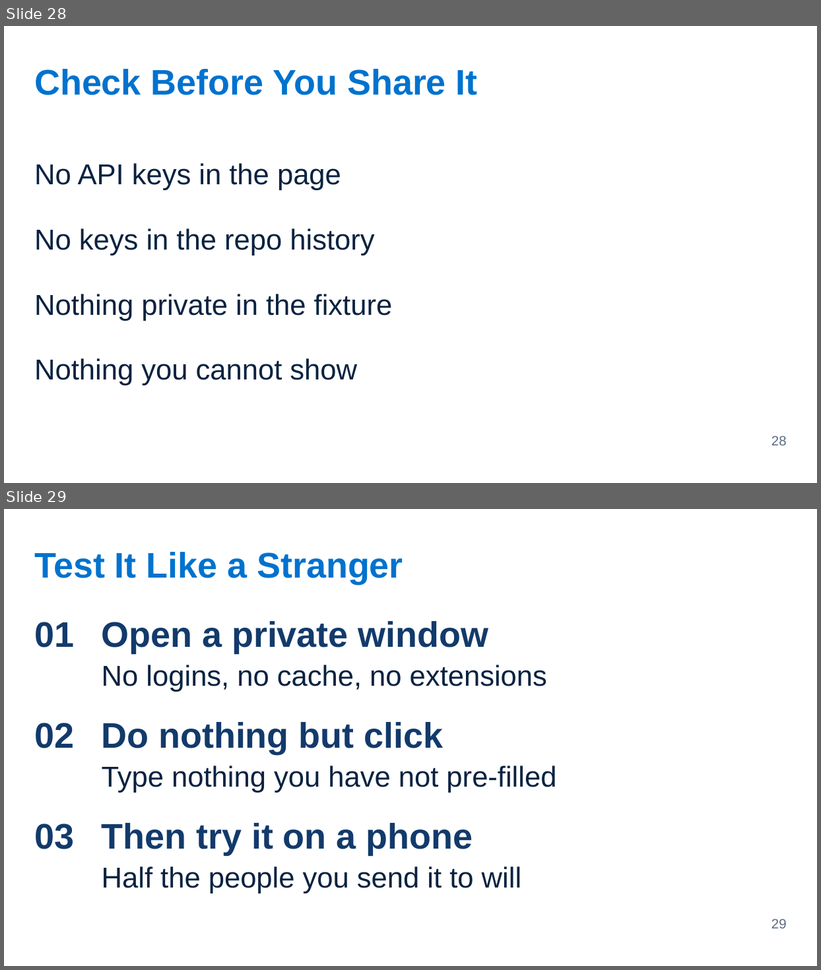
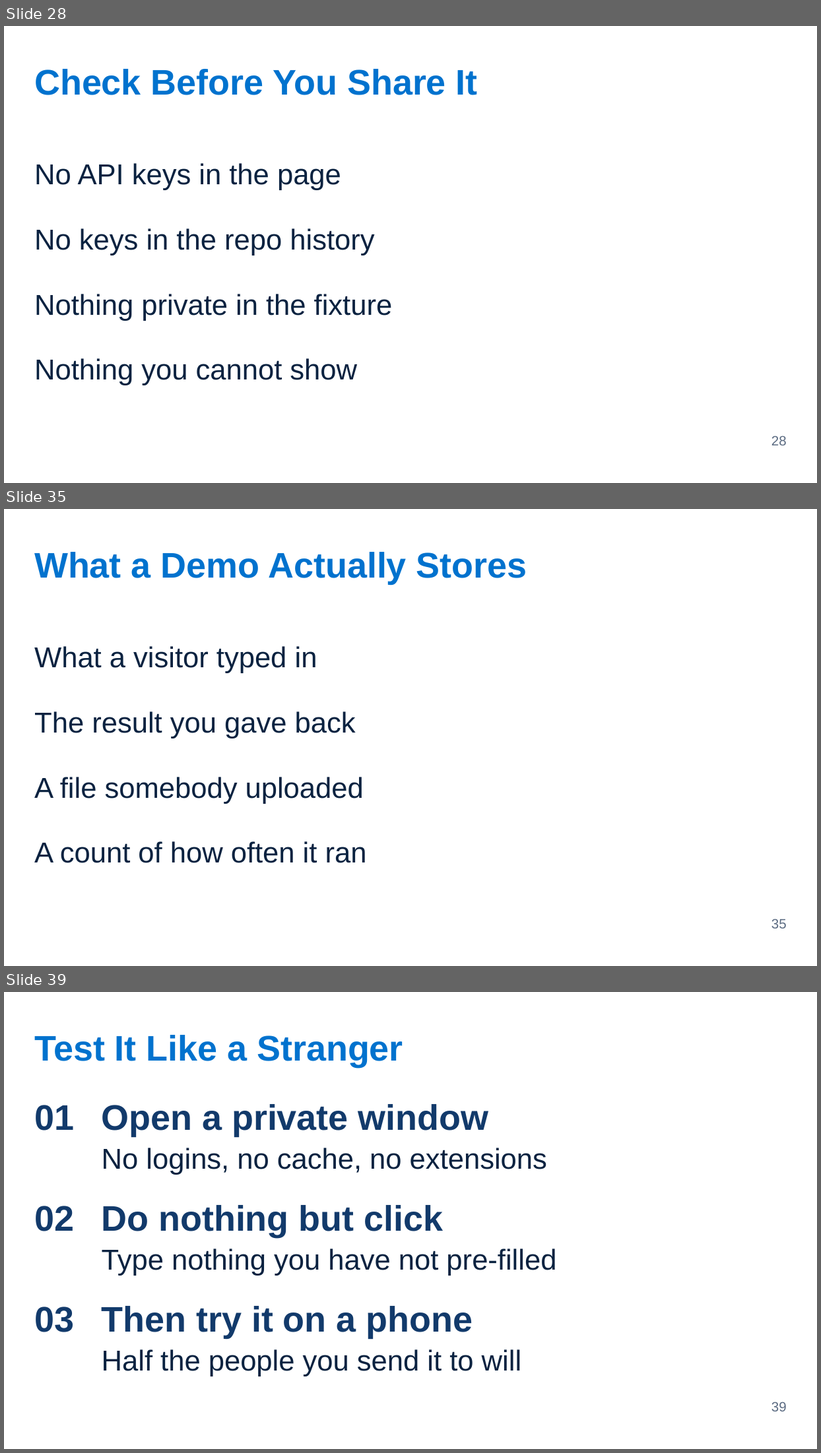
Before and after one commit to Victor-Palacios/SLaiDES, a slide deck: examples/pptx/immersion-2-3-making-it-demoable.pptx. Shown one above the other, each under a label of ours: slides 28 and 29 before the commit, slides 28, 35 and 39 after it; the slides between them are not shown. The pictures are 821x970 and 821x1453 pixels, drawn with LibreOffice and Linux fonts; fonts in the diff are those of the drawing. Boxes give left, top, right and bottom in pixels: in the first picture for what was removed or moved away, otherwise in the second. Text is boxed around its words. In the diff, an @@ line names an element or a change of style, - is before the commit and + after.

```diff
--- a/examples/pptx/immersion-2-3-making-it-demoable.pptx
+++ b/examples/pptx/immersion-2-3-making-it-demoable.pptx
@@ slide 35 added at (x1=4, y1=509, x2=817, y2=966), background #FFFFFF @@
@@ text added at (x1=34, y1=552, x2=527, y2=584), 42 pt, text #0072CE, bold @@
+What a Demo Actually Stores
@@ text added at (x1=34, y1=646, x2=318, y2=673), 34 pt, text #0A2240 @@
+What a visitor typed in
@@ text added at (x1=34, y1=712, x2=356, y2=739), 34 pt, text #0A2240 @@
+The result you gave back
@@ text added at (x1=34, y1=777, x2=364, y2=804), 34 pt, text #0A2240 @@
+A file somebody uploaded
@@ text added at (x1=34, y1=842, x2=367, y2=863), 34 pt, text #0A2240 @@
+A count of how often it ran
@@ page number added at (x1=772, y1=919, x2=787, y2=929), 16 pt, text #5B6B82 @@
+35
@@ what was slide 29 is now slide 39 @@
@@ page number at (x1=772, y1=1402, x2=787, y2=1412): text changed @@
-29
+39
```
Also in this commit, not shown: 9 other slides added, 8 other files.
